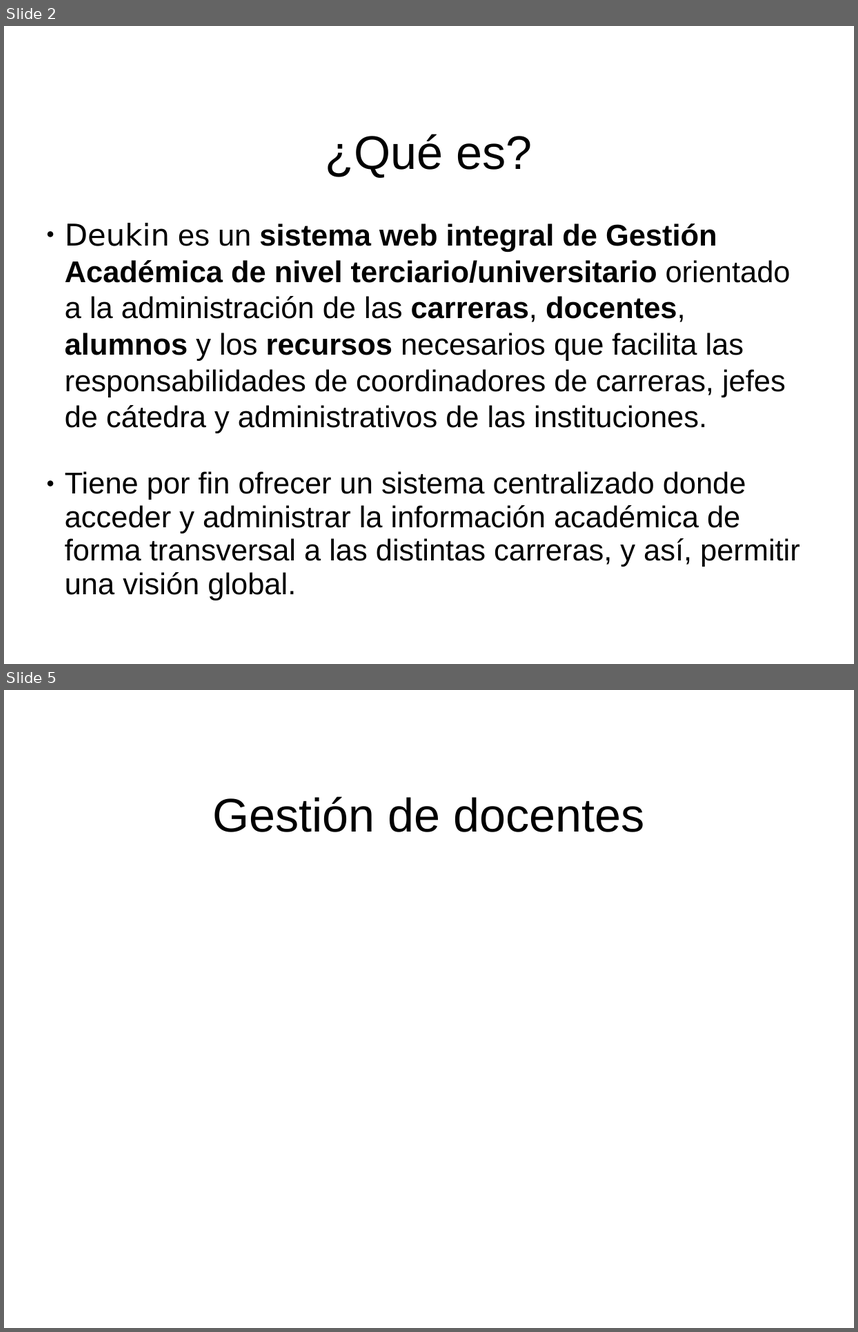
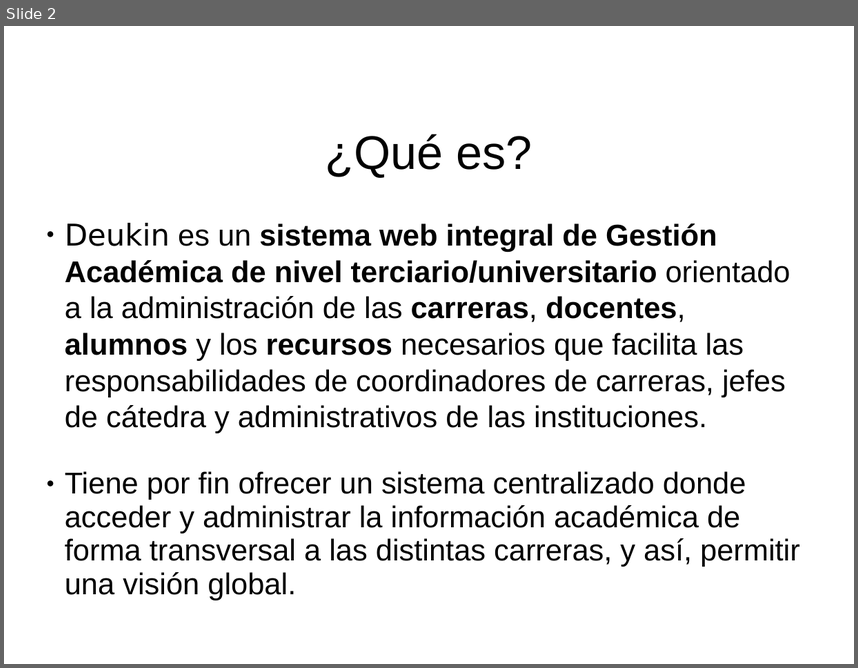
Before and after one commit to afichera/deukin, a slide deck: presentación.ppt. Shown one above the other, each under a label of ours: slides 2 and 5 before the commit, slide 2 after it; the slides between them are not shown. The pictures are 858x1332 and 858x668 pixels, drawn with LibreOffice and Linux fonts; fonts in the diff are those of the drawing; background and template pictures are left out. Boxes give left, top, right and bottom in pixels: in the first picture for what was removed or moved away, otherwise in the second. Text is boxed around its words. In the diff, an @@ line names an element or a change of style, - is before the commit and + after.

```diff
--- a/presentación.ppt
+++ b/presentación.ppt
@@ slide 5 removed at box(4, 690, 854, 1328), background #FFFFFF @@
@@ title removed at box(212, 796, 644, 832) @@
-Gestión de docentes
```
Also in this commit, not shown: 6 slides changed, 2 slides added, 2 other slides removed.
